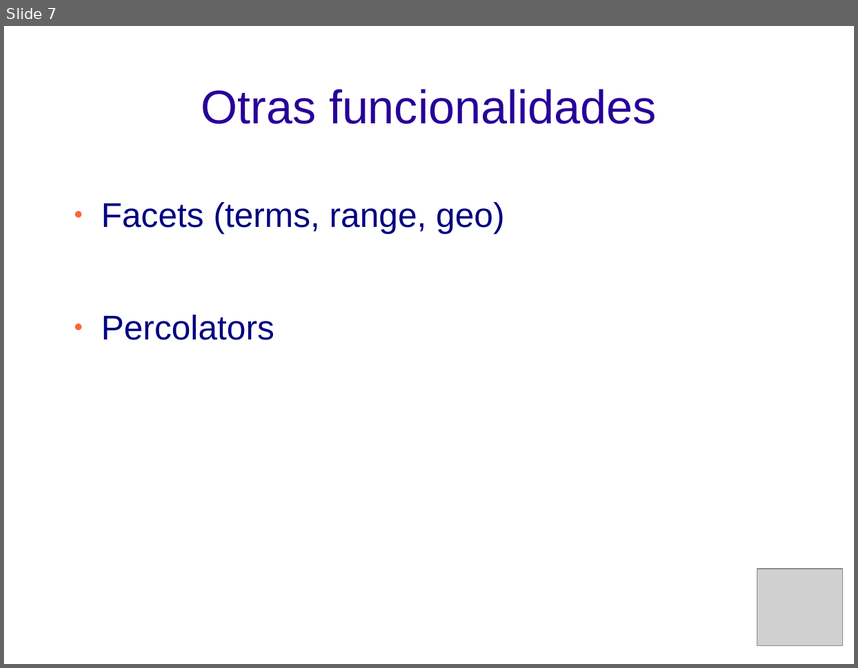
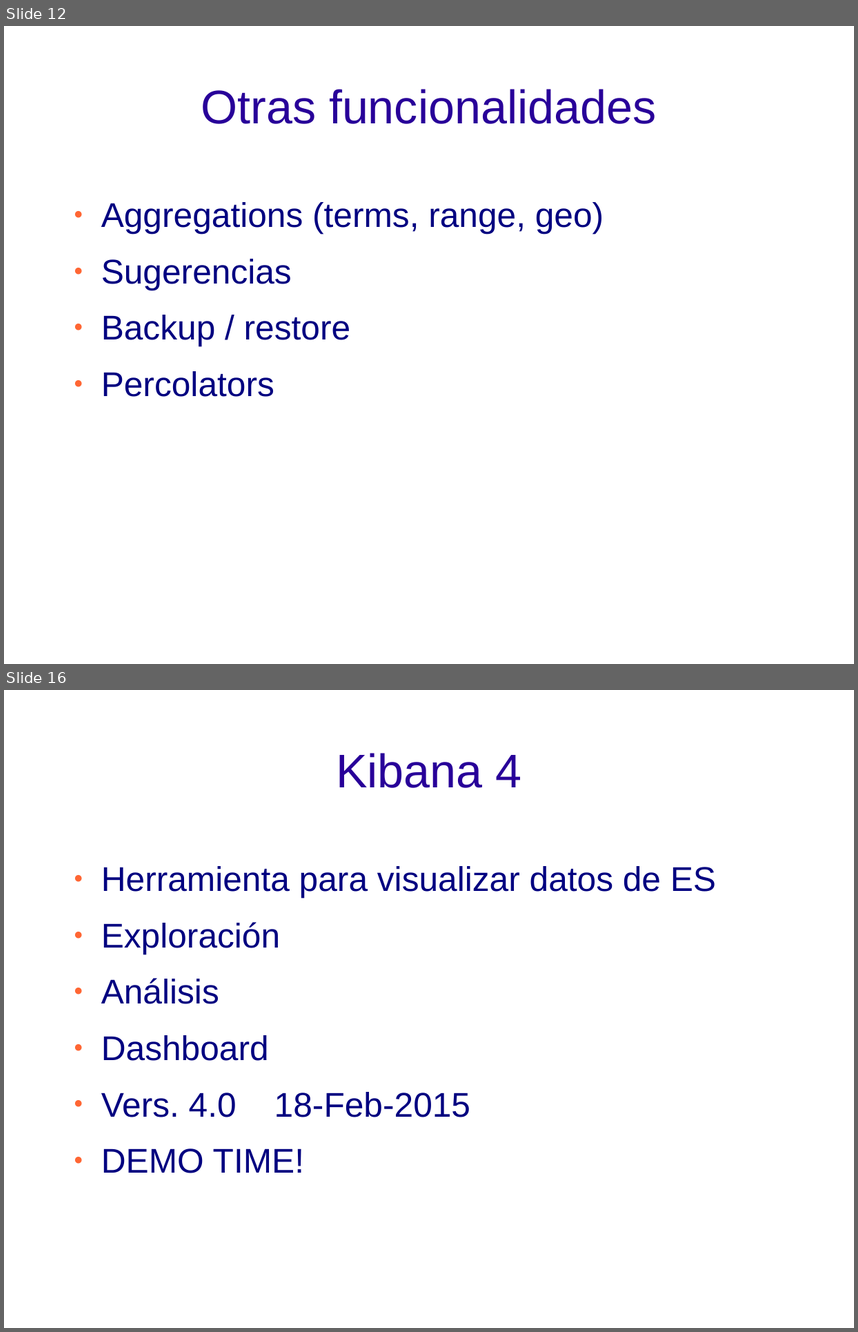
Before and after one commit to davidsf/charla_elasticsearch, a slide deck: elasticsearch.odp. Shown one above the other, each under a label of ours: slide 7 before the commit, slides 12 and 16 after it; the slides between them are not shown. The pictures are 858x668 and 858x1332 pixels, drawn with LibreOffice and Linux fonts; fonts in the diff are those of the drawing; grey boxes stand for pictures; background and template pictures are left out. Boxes give left, top, right and bottom in pixels: in the first picture for what was removed or moved away, otherwise in the second. Text is boxed around its words. In the diff, an @@ line names an element or a change of style, - is before the commit and + after.

```diff
--- a/elasticsearch.odp
+++ b/elasticsearch.odp
@@ slide 16 added at (4, 690, 854, 1328), background picture (left out) @@
@@ title added at (336, 753, 522, 788), 44 pt, text #280099 @@
+Kibana 4
@@ text added at (101, 866, 716, 1117), 32 pt, text #000080 @@
+● Herramienta para visualizar datos de ES
+● Exploración
+● Análisis
+● Dashboard
+● Vers. 4.0 18-Feb-2015
+● DEMO TIME!
@@ what was slide 7 is now slide 12 @@
@@ slide 12 changed as well @@
@@ text at (101, 202, 604, 346): text changed @@
-● Facets (terms, range, geo)
+● Aggregations (terms, range, geo)
+● Sugerencias
+● Backup / restore
@@ picture removed at (757, 568, 842, 646) @@
```
Also in this commit, not shown: 6 other slides changed, 9 other slides added, 3 slides removed.
